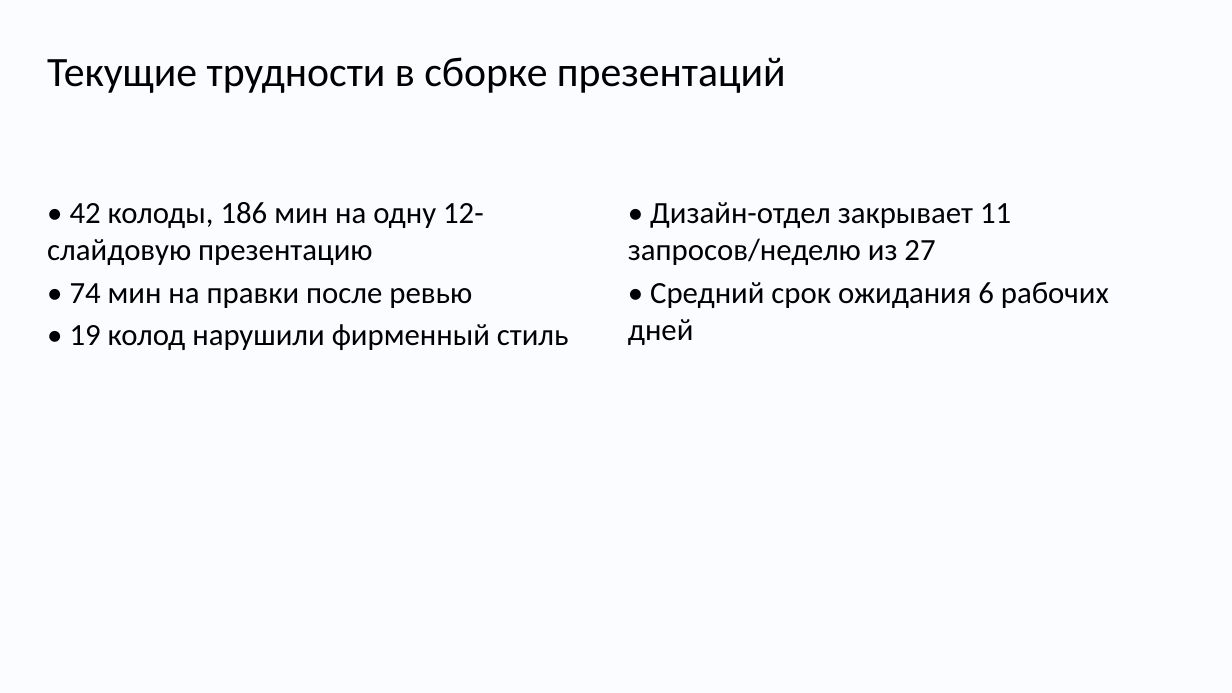
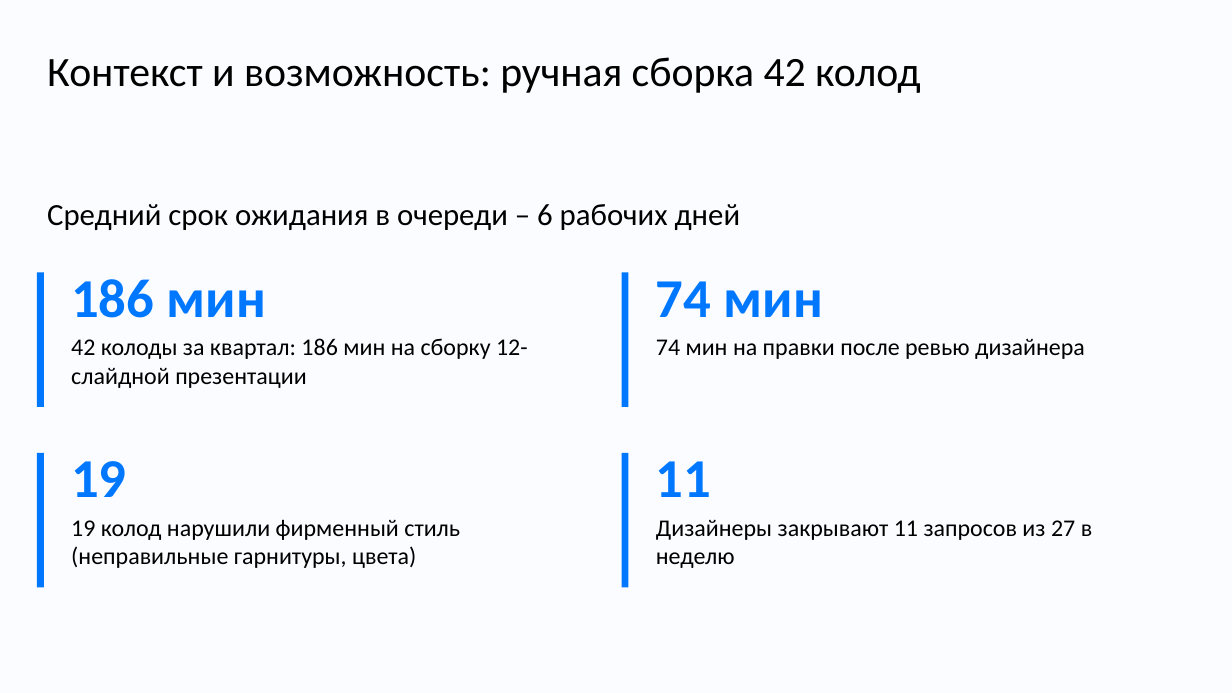
Before and after one commit to DiFoxenGit/-VKTechHackathon, a slide deck: slide 2 of samples/VK_Tech_шаблон__split.pptx. Drawn at 1232x693 pixels with LibreOffice and Linux fonts; fonts in the diff are those of the drawing; background and template pictures are left out. Boxes give left, top, right and bottom in pixels: in the first picture for what was removed or moved away, otherwise in the second. Text is boxed around its words. In the diff, an @@ line names an element or a change of style, - is before the commit and + after.

```diff
--- a/samples/VK_Tech_шаблон__split.pptx
+++ b/samples/VK_Tech_шаблон__split.pptx
@@ text at [47, 57, 920, 93]: text changed @@
-Текущие трудности в сборке презентаций
+Контекст и возможность: ручная сборка 42 колод
@@ text at [47, 204, 741, 230]: text changed @@
-• Дизайн-отдел закрывает 11 запросов/неделю из 27
-• Средний срок ожидания 6 рабочих дней
+Средний срок ожидания в очереди – 6 рабочих дней
@@ rectangle added at [37, 272, 44, 407], fill #0077FF @@
@@ text at [71, 279, 528, 388]: text changed; size 18 to 14 pt @@
-• 42 колоды, 186 мин на одну 12-слайдовую презентацию
-• 74 мин на правки после ревью
-• 19 колод нарушили фирменный стиль
+186 мин
+42 колоды за квартал: 186 мин на сборку 12-слайдной презентации
@@ rectangle added at [622, 272, 630, 407], fill #0077FF @@
@@ text added at [656, 281, 1085, 359], 14 pt, text #000000 @@
+74 мин
+74 мин на правки после ревью дизайнера
@@ rectangle added at [37, 453, 44, 588], fill #0077FF @@
@@ text added at [71, 461, 460, 568], 14 pt, text #000000 @@
+19
+19 колод нарушили фирменный стиль (неправильные гарнитуры, цвета)
@@ rectangle added at [622, 453, 630, 588], fill #0077FF @@
@@ text added at [656, 461, 1092, 568], 14 pt, text #000000 @@
+11
+Дизайнеры закрывают 11 запросов из 27 в неделю
```
Also in this commit, not shown: 1 other slide changed, 10 slides added, 8 slides removed, 21 other files.
